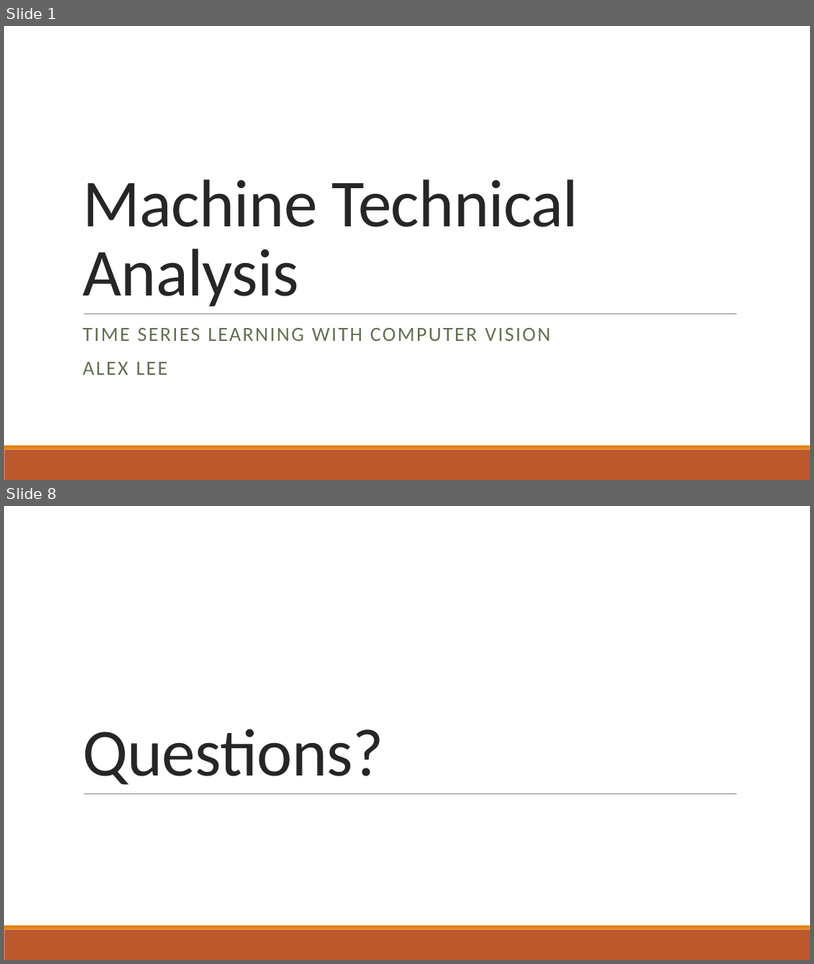
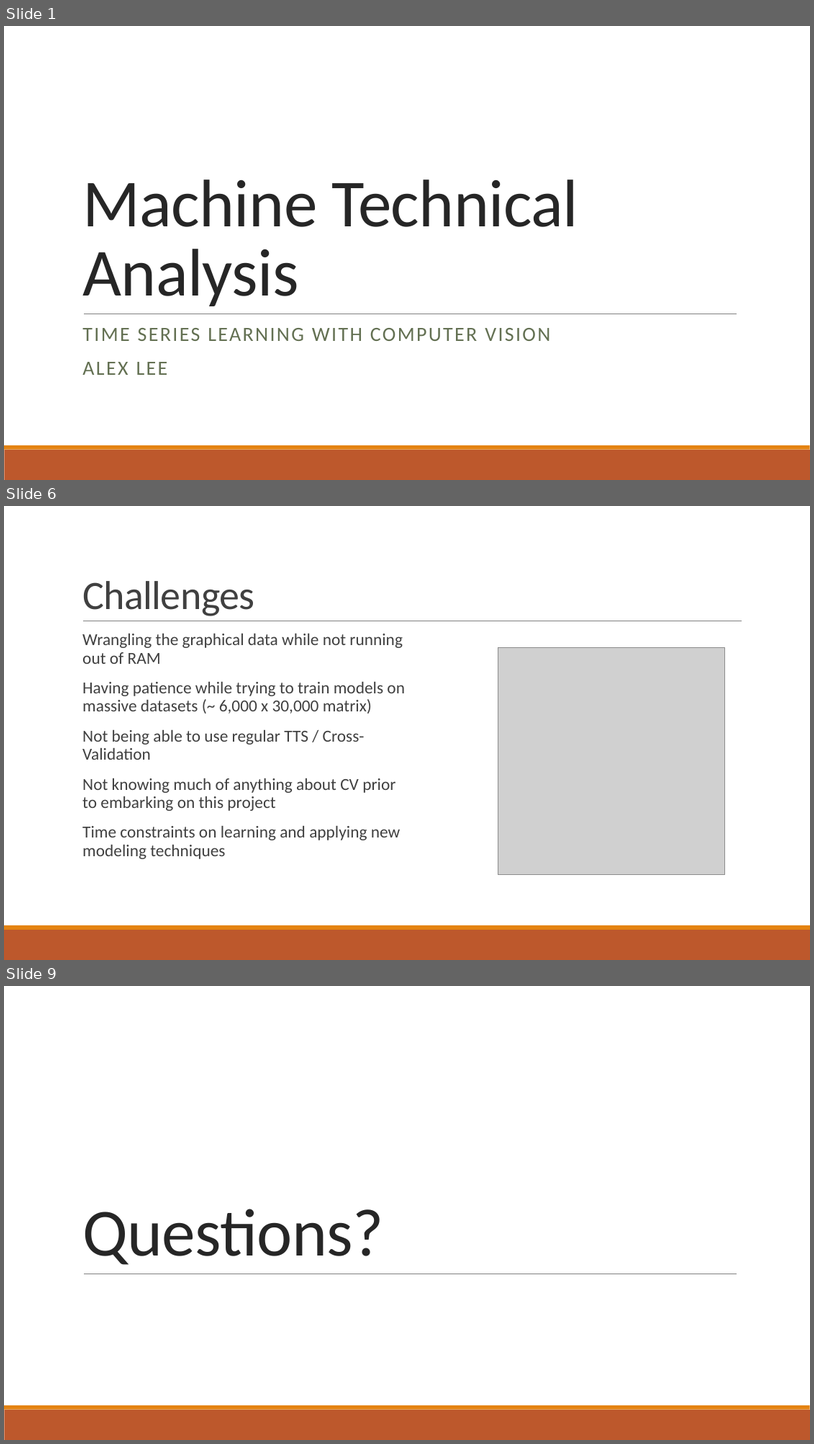
Before and after one commit to afcarl/TS_Project, a slide deck: project_presentation.pptx. Shown one above the other, each under a label of ours: slides 1 and 8 before the commit, slides 1, 6 and 9 after it; the slides between them are not shown. The pictures are 814x964 and 814x1444 pixels, drawn with LibreOffice and Linux fonts; fonts in the diff are those of the drawing; grey boxes stand for pictures. Boxes give left, top, right and bottom in pixels: in the first picture for what was removed or moved away, otherwise in the second. Text is boxed around its words. In the diff, an @@ line names an element or a change of style, - is before the commit and + after.

Commit message:
add complete project presentation draft

```diff
--- a/project_presentation.pptx
+++ b/project_presentation.pptx
@@ slide 6 added at (4, 506, 810, 960), background #FFFFFF; not listed: 2 template elements that a slide beside it also shows @@
@@ title added at (82, 581, 255, 616), 48 pt, text #404040 @@
+Challenges
@@ text added at (82, 633, 405, 859), 20 pt, text #404040 @@
+  Wrangling the graphical data while not running out of RAM
+  Having patience while trying to train models on massive datasets (~ 6,000 x 30,000 matrix)
+  Not being able to use regular TTS / Cross-Validation
+  Not knowing much of anything about CV prior to embarking on this project
+  Time constraints on learning and applying new modeling techniques
@@ line added from (83, 621) to (743, 621), #808080 0.5 pt @@
@@ picture added at (498, 648, 725, 875) @@
@@ what was slide 8 is now slide 9 @@
```
Also in this commit, not shown: 4 slides changed, 2 other slides added, 2 slides removed.
